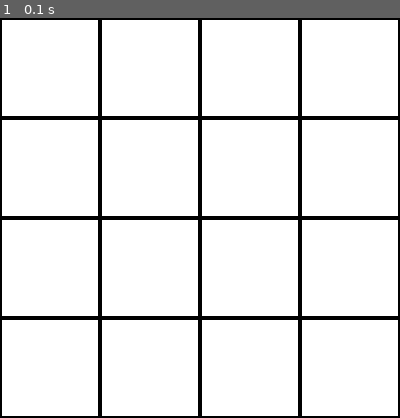
Above: before the commit, frame 1.
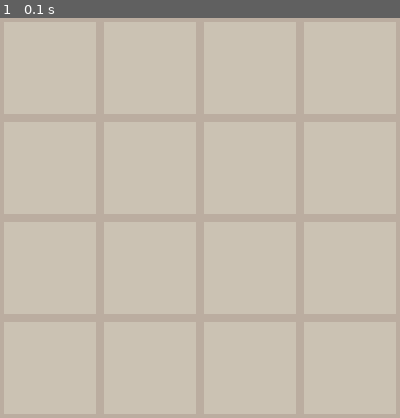
Above: after the commit, the same moment.

Repository: Marufenko/2048_on_pygame
Game: pygame game, started from main.py
Same seed, same stepped clock (60 frames per second), same inputs: the game is played once before the commit and once after it.
Inputs:
- Up to frame 1 (0.1 s): no input

The runs differ from the first frame. In frame 1, 100% of the frame differs, in the area x 0-100%, y 0-100%.

Commit message:
add png for empty cell

Diff:
--- a/Cell.py
+++ b/Cell.py
@@ -1,14 +1,13 @@
 from pygame import *
 
-CELL_WIDTH = 96
-CELL_HEIGHT = 96
+CELL_WIDTH = 100
+CELL_HEIGHT = 100
 CELL = (CELL_WIDTH, CELL_HEIGHT)
-CELL_COLOR = "#ffffff"
 
 
 class Cell(sprite.Sprite):
     def __init__(self, x, y,):
         sprite.Sprite.__init__(self)
         self.image = Surface(CELL)
-        self.image.fill(Color(CELL_COLOR))
+        self.image = image.load("images/empty.png")
         self.rect = Rect(x, y, CELL_WIDTH, CELL_HEIGHT)
--- a/main.py
+++ b/main.py
@@ -7,8 +7,6 @@
 WIN_HEIGHT = 400
 SPACE_FOR_ONE_CELL = 100
 DISPLAY = (WIN_WIDTH, WIN_HEIGHT)
-BACKGROUND_COLOR = "#000000"
-CELL_BORDER_SIZE = 2
 
 
 def main():
@@ -16,20 +14,18 @@
     screen = pygame.display.set_mode(DISPLAY)
     pygame.display.set_caption("2018 on pygame")
     background = Surface(DISPLAY)
-    background.fill(Color(BACKGROUND_COLOR))
-
-    screen_array = [[j for j in range(4)] for i in range(4)]
 
     # draw cells
     entities = pygame.sprite.Group()
-    x = y = CELL_BORDER_SIZE
-    for i in screen_array:
-        for j in i:
+    x = y = 0
+    for i in range(4):
+        for j in range(4):
+            print(x, y)
             cell = Cell(x, y)
             entities.add(cell)
             x += SPACE_FOR_ONE_CELL
         y += SPACE_FOR_ONE_CELL
-        x = CELL_BORDER_SIZE
+        x = 0
 
     while 1:  # main loop
 
Binary file added: images/empty.png
